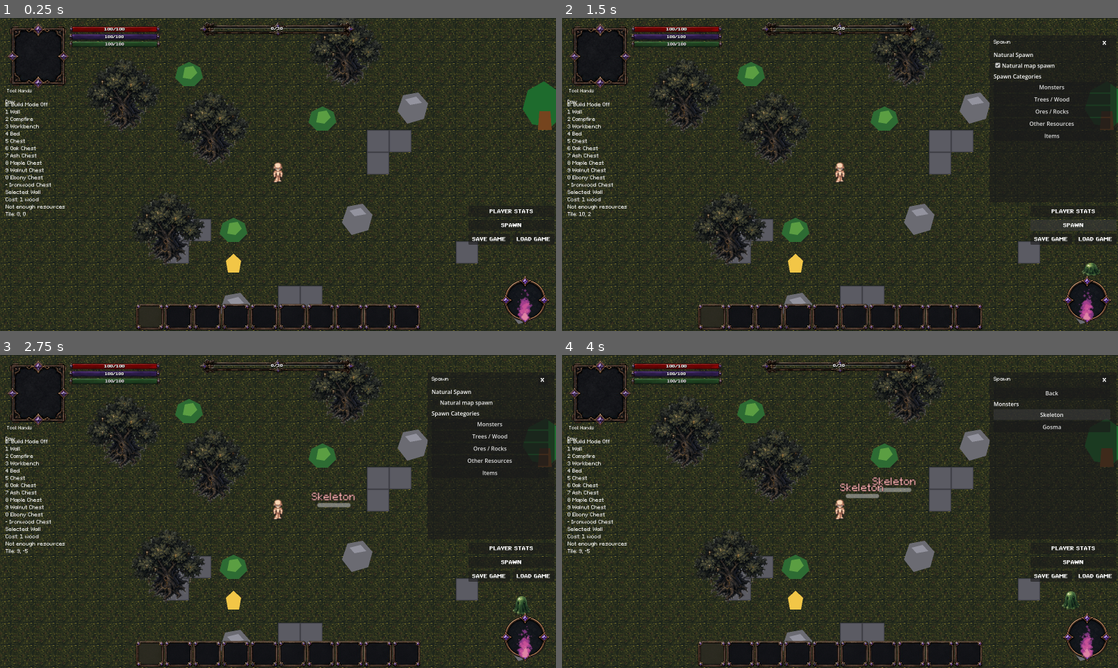
Above: before the commit, frames 1-4 (two rows, left to right).
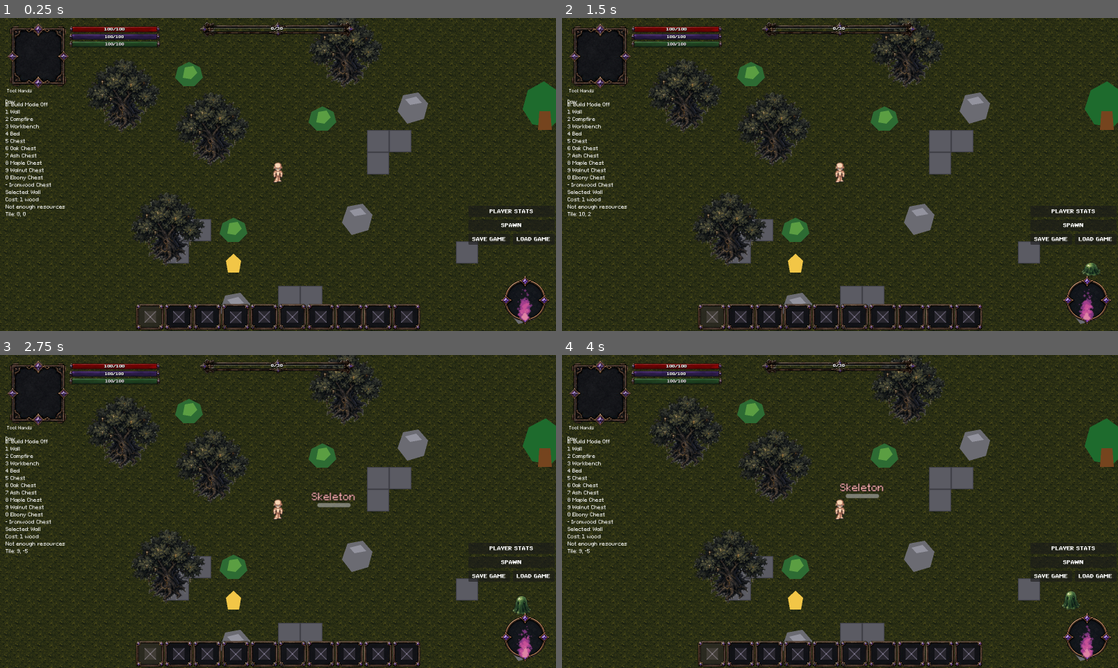
Above: after the commit, the same moments.

Repository: ramonsamagaio/Oathwake-Main
Game: Godot game, scene res://scenes/Main.tscn
Same seed, same stepped clock (60 frames per second), same inputs: the game is played once before the commit and once after it. This scene is started directly instead of the project's main scene.
Inputs (mouse positions are in pixels of both pictures, inside the frame that each line leads up to):
- Up to frame 1 (0.25 s): no input
- Up to frame 2 (1.5 s): click "PLAYER STATS" at 0.5 s; click "SPAWN" at 1.25 s
- Up to frame 3 (2.75 s): click (489, 401) at 2 s, where only the run before the commit has a clickable "Natural map spawn"
- Up to frame 4 (4 s): click (1051, 423) at 2.75 s, where only the run before the commit has a clickable "Monsters"; click (1051, 414) at 3.5 s, where only the run before the commit has a clickable "Skeleton"

The runs differ from the first frame. In frame 1, 8.5% of the frame differs, in the area x 0-100%, y 0-100%; in frame 2, 9.8%; in frame 3, 9.7%; in frame 4, 9.9%.

Commit message:
consertarinventory3

Diff:
--- a/data/sprites.json
+++ b/data/sprites.json
@@ -173,117 +173,8 @@
 	},
 	"tile_grass": {
 		"category": "item",
-		"columns": 1.0,
+		"columns": 1,
 		"display_name": "Grass Tile",
-		"frame_height": 32.0,
-		"frame_size": {
-			"h": 32.0,
-			"w": 32.0
-		},
-		"frame_width": 32.0,
-		"region": {
-			"h": 32.0,
-			"w": 32.0,
-			"x": 0.0,
-			"y": 0.0
-		},
-		"region_enabled": false,
-		"rows": 1.0,
-		"tags": [],
-		"texture_path": "res://assets/sprites/items/testes/grass_64x64.png",
-		"total_frames": 1.0,
-		"type": "single_sprite"
-	},
-	"tile_sand": {
-		"category": "item",
-		"columns": 1.0,
-		"display_name": "Sand Tile",
-		"frame_height": 32.0,
-		"frame_size": {
-			"h": 32.0,
-			"w": 32.0
-		},
-		"frame_width": 32.0,
-		"region": {
-			"h": 32.0,
-			"w": 32.0,
-			"x": 0.0,
-			"y": 0.0
-		},
-		"region_enabled": false,
-		"rows": 1.0,
-		"tags": [],
-		"texture_path": "res://assets/sprites/items/testes/sand_64x64.png",
-		"total_frames": 1.0,
-		"type": "single_sprite"
-	},
-	"tile_stone": {
-		"category": "item",
-		"columns": 1.0,
-		"display_name": "Stone Tile",
-		"frame_height": 32.0,
-		"frame_size": {
-			"h": 32.0,
-			"w": 32.0
-		},
-		"frame_width": 32.0,
-		"region": {
-			"h": 32.0,
-			"w": 32.0,
-			"x": 0.0,
-			"y": 0.0
-		},
-		"region_enabled": false,
-		"rows": 1.0,
-		"tags": [],
-		"texture_path": "res://assets/sprites/items/testes/stone_64x64.png",
-		"total_frames": 1.0,
-		"type": "single_sprite"
-	},
-	"tree1": {
-		"category": "item",
-		"columns": 1.0,
-		"display_name": "Tree1",
-		"frame_height": 32.0,
-		"frame_size": {
-			"h": 32.0,
-			"w": 32.0
-		},
-		"frame_width": 32.0,
-		"region": {
-			"h": 32.0,
-			"w": 32.0,
-			"x": 0.0,
-			"y": 0.0
-		},
-		"region_enabled": false,
-		"rows": 1.0,
-		"tags": [],
-		"texture_path": "res://assets/sprites/items/testes/tree1.png",
-		"total_frames": 1.0,
-		"type": "single_sprite"
-	},
-	"wood": {
-		"category": "item",
-		"display_name": "wood",
-		"frame_size": {
-			"h": 32.0,
-			"w": 32.0
-		},
-		"region": {
-			"h": 32.0,
-			"w": 32.0,
-			"x": 0.0,
-			"y": 0.0
-		},
-		"region_enabled": false,
-		"tags": [],
-		"texture_path": "res://assets/sprites/items/testes/wood_log_bundle.png"
-	},
-	"wooden_axe": {
-		"category": "item",
-		"columns": 1,
-		"display_name": "Wooden Axe",
 		"frame_height": 32,
 		"frame_size": {
 			"h": 32,
@@ -299,31 +190,140 @@
 		"region_enabled": false,
 		"rows": 1,
 		"tags": [],
+		"texture_path": "res://assets/sprites/tilesets/GRASS_TILE.png",
+		"total_frames": 1,
+		"type": "single_sprite"
+	},
+	"tile_sand": {
+		"category": "item",
+		"columns": 1.0,
+		"display_name": "Sand Tile",
+		"frame_height": 32.0,
+		"frame_size": {
+			"h": 32.0,
+			"w": 32.0
+		},
+		"frame_width": 32.0,
+		"region": {
+			"h": 32.0,
+			"w": 32.0,
+			"x": 0.0,
+			"y": 0.0
+		},
+		"region_enabled": false,
+		"rows": 1.0,
+		"tags": [],
+		"texture_path": "res://assets/sprites/items/testes/sand_64x64.png",
+		"total_frames": 1.0,
+		"type": "single_sprite"
+	},
+	"tile_stone": {
+		"category": "item",
+		"columns": 1.0,
+		"display_name": "Stone Tile",
+		"frame_height": 32.0,
+		"frame_size": {
+			"h": 32.0,
+			"w": 32.0
+		},
+		"frame_width": 32.0,
+		"region": {
+			"h": 32.0,
+			"w": 32.0,
+			"x": 0.0,
+			"y": 0.0
+		},
+		"region_enabled": false,
+		"rows": 1.0,
+		"tags": [],
+		"texture_path": "res://assets/sprites/items/testes/stone_64x64.png",
+		"total_frames": 1.0,
+		"type": "single_sprite"
+	},
+	"tree1": {
+		"category": "item",
+		"columns": 1.0,
+		"display_name": "Tree1",
+		"frame_height": 32.0,
+		"frame_size": {
+			"h": 32.0,
+			"w": 32.0
+		},
+		"frame_width": 32.0,
+		"region": {
+			"h": 32.0,
+			"w": 32.0,
+			"x": 0.0,
+			"y": 0.0
+		},
+		"region_enabled": false,
+		"rows": 1.0,
+		"tags": [],
+		"texture_path": "res://assets/sprites/items/testes/tree1.png",
+		"total_frames": 1.0,
+		"type": "single_sprite"
+	},
+	"wood": {
+		"category": "item",
+		"display_name": "wood",
+		"frame_size": {
+			"h": 32.0,
+			"w": 32.0
+		},
+		"region": {
+			"h": 32.0,
+			"w": 32.0,
+			"x": 0.0,
+			"y": 0.0
+		},
+		"region_enabled": false,
+		"tags": [],
+		"texture_path": "res://assets/sprites/items/testes/wood_log_bundle.png"
+	},
+	"wooden_axe": {
+		"category": "item",
+		"columns": 1.0,
+		"display_name": "Wooden Axe",
+		"frame_height": 32.0,
+		"frame_size": {
+			"h": 32.0,
+			"w": 32.0
+		},
+		"frame_width": 32.0,
+		"region": {
+			"h": 32.0,
+			"w": 32.0,
+			"x": 0.0,
+			"y": 0.0
+		},
+		"region_enabled": false,
+		"rows": 1.0,
+		"tags": [],
 		"texture_path": "res://assets/sprites/items/testes/wooden_axe.png",
-		"total_frames": 1,
+		"total_frames": 1.0,
 		"type": "single_sprite"
 	},
 	"wooden_pickaxe": {
 		"category": "item",
-		"columns": 1,
+		"columns": 1.0,
 		"display_name": "Wooden Pickaxe",
-		"frame_height": 32,
-		"frame_size": {
-			"h": 32,
-			"w": 32
-		},
-		"frame_width": 32,
-		"region": {
-			"h": 32,
-			"w": 32,
-			"x": 0,
-			"y": 0
-		},
-		"region_enabled": false,
-		"rows": 1,
+		"frame_height": 32.0,
+		"frame_size": {
+			"h": 32.0,
+			"w": 32.0
+		},
+		"frame_width": 32.0,
+		"region": {
+			"h": 32.0,
+			"w": 32.0,
+			"x": 0.0,
+			"y": 0.0
+		},
+		"region_enabled": false,
+		"rows": 1.0,
 		"tags": [],
 		"texture_path": "res://assets/sprites/items/testes/wooden_pickaxe.png",
-		"total_frames": 1,
+		"total_frames": 1.0,
 		"type": "single_sprite"
 	}
 }
--- a/scripts/ui/HotbarSlot.gd
+++ b/scripts/ui/HotbarSlot.gd
@@ -26,8 +26,15 @@
 
 func _can_drop_data(_at_position: Vector2, data: Variant) -> bool:
 	if hotbar_ui == null or not hotbar_ui.has_method("_can_drop_on_hotbar_slot"):
+		print_debug("HotbarSlot drop rejected: missing hotbar_ui/helper slot=%d data=%s" % [slot_index, str(data)])
 		return false
-	return bool(hotbar_ui.call("_can_drop_on_hotbar_slot", slot_index, data))
+	var can_drop: bool = bool(hotbar_ui.call("_can_drop_on_hotbar_slot", slot_index, data))
+	if not can_drop:
+		var reason := "unknown"
+		if hotbar_ui.has_method("_get_hotbar_drop_reject_reason"):
+			reason = str(hotbar_ui.call("_get_hotbar_drop_reject_reason", slot_index, data))
+		print_debug("HotbarSlot drop rejected: slot=%d reason=%s data=%s" % [slot_index, reason, str(data)])
+	return can_drop
 
 
 func _drop_data(_at_position: Vector2, data: Variant) -> void:
--- a/scripts/ui/HotbarUI.gd
+++ b/scripts/ui/HotbarUI.gd
@@ -20,7 +20,7 @@
 
 
 func _ready() -> void:
-	mouse_filter = Control.MOUSE_FILTER_IGNORE
+	mouse_filter = Control.MOUSE_FILTER_PASS
 	set_anchors_preset(Control.PRESET_FULL_RECT)
 	process_mode = Node.PROCESS_MODE_ALWAYS
 	set_process_input(true)
@@ -94,26 +94,29 @@
 
 	_hotbar_panel = Control.new()
 	_hotbar_panel.name = "HotbarPanel"
-	_hotbar_panel.mouse_filter = Control.MOUSE_FILTER_IGNORE
+	_hotbar_panel.mouse_filter = Control.MOUSE_FILTER_PASS
 	_apply_rect(_hotbar_panel, panel_rect)
 	add_child(_hotbar_panel)
 
 	var background := TextureRect.new()
 	background.name = "HotbarBackground"
 	background.mouse_filter = Control.MOUSE_FILTER_IGNORE
+	background.z_index = 0
 	background.texture = _load_texture(HOTBAR_TEXTURE_PATH)
 	_hotbar_panel.add_child(background)
 	UILayoutApplier.apply_texture_rect_from_layout(background, _layout, "hotbar.panel", panel_rect)
 
 	for index in range(slot_count):
-		var button = HotbarSlotScript.new()
+		var button: Button = HotbarSlotScript.new() as Button
 		button.name = "Slot%02d" % (index + 1)
+		button.mouse_filter = Control.MOUSE_FILTER_STOP
 		button.focus_mode = Control.FOCUS_NONE
+		button.z_index = 20
 		button.clip_contents = true
 		button.text = ""
 		button.icon = null
 		button.expand_icon = false
-		button.setup(self, index)
+		button.call("setup", self, index)
 		button.pressed.connect(select_slot.bind(index))
 		var fallback_rect := Rect2(13 + index * 82, 9, 66, 60)
 		var slot_rect := _get_layout_rect("hotbar.slot_%02d" % (index + 1), fallback_rect)
@@ -130,7 +133,7 @@
 	_selected_overlay.name = "SelectedSlotOverlay"
 	_selected_overlay.mouse_filter = Control.MOUSE_FILTER_IGNORE
 	_selected_overlay.color = Color(1.0, 0.92, 0.45, 0.11)
-	_selected_overlay.z_index = 10
+	_selected_overlay.z_index = 30
 	_hotbar_panel.add_child(_selected_overlay)
 
 
@@ -278,19 +281,27 @@
 
 
 func _can_drop_on_hotbar_slot(slot_index: int, data: Variant) -> bool:
-	if inventory == null or slot_index < 0 or slot_index >= slot_count:
-		return false
+	return _get_hotbar_drop_reject_reason(slot_index, data).is_empty()
+
+
+func _get_hotbar_drop_reject_reason(slot_index: int, data: Variant) -> String:
+	if inventory == null:
+		return "inventory is null"
+	if slot_index < 0 or slot_index >= slot_count:
+		return "target slot out of range"
 	if not data is Dictionary:
-		return false
-	if str(data.get("type", "")) != "inventory_slot":
-		return false
-
-	var from_inventory_id := str(data.get("inventory_id", ""))
-	if from_inventory_id != "player":
-		return false
-
-	var from_index := int(data.get("slot_index", -1))
-	return inventory.has_method("get_slot") and from_index >= 0 and from_index < inventory.get_slot_count()
+		return "drag data is not Dictionary"
+	var drop_data: Dictionary = data as Dictionary
+	if str(drop_data.get("type", "")) != "inventory_slot":
+		return "type is not inventory_slot"
+	if str(drop_data.get("inventory_id", "")) != "player":
+		return "inventory_id is not player"
+	if not inventory.has_method("get_slot") or not inventory.has_method("get_slot_count"):
+		return "inventory API missing"
+	var from_index := int(drop_data.get("slot_index", -1))
+	if from_index < 0 or from_index >= int(inventory.get_slot_count()):
+		return "source slot out of range"
+	return ""
 
 
 func _drop_on_hotbar_slot(slot_index: int, data: Variant) -> void:
@@ -299,9 +310,13 @@
 
 	var from_index := int((data as Dictionary).get("slot_index", -1))
 	if from_index == slot_index:
+		select_slot(slot_index)
 		return
 
 	inventory.move_slot(from_index, slot_index)
+	select_slot(slot_index)
+	refresh()
+	_apply_selected_hotbar_item_to_player()
 
 
 func _get_slot_index_for_key(keycode: int) -> int:
--- a/scripts/ui/InventoryUI.gd
+++ b/scripts/ui/InventoryUI.gd
@@ -64,6 +64,7 @@
 func _ready() -> void:
 	visible = false
 	set_anchors_preset(Control.PRESET_FULL_RECT)
+	mouse_filter = Control.MOUSE_FILTER_IGNORE
 	_build_ui()
 
 
Binary file added: assets/sprites/tilesets/GRASS_TILE.png
Not shown, added: assets/sprites/tilesets/GRASS_TILE.png.import
